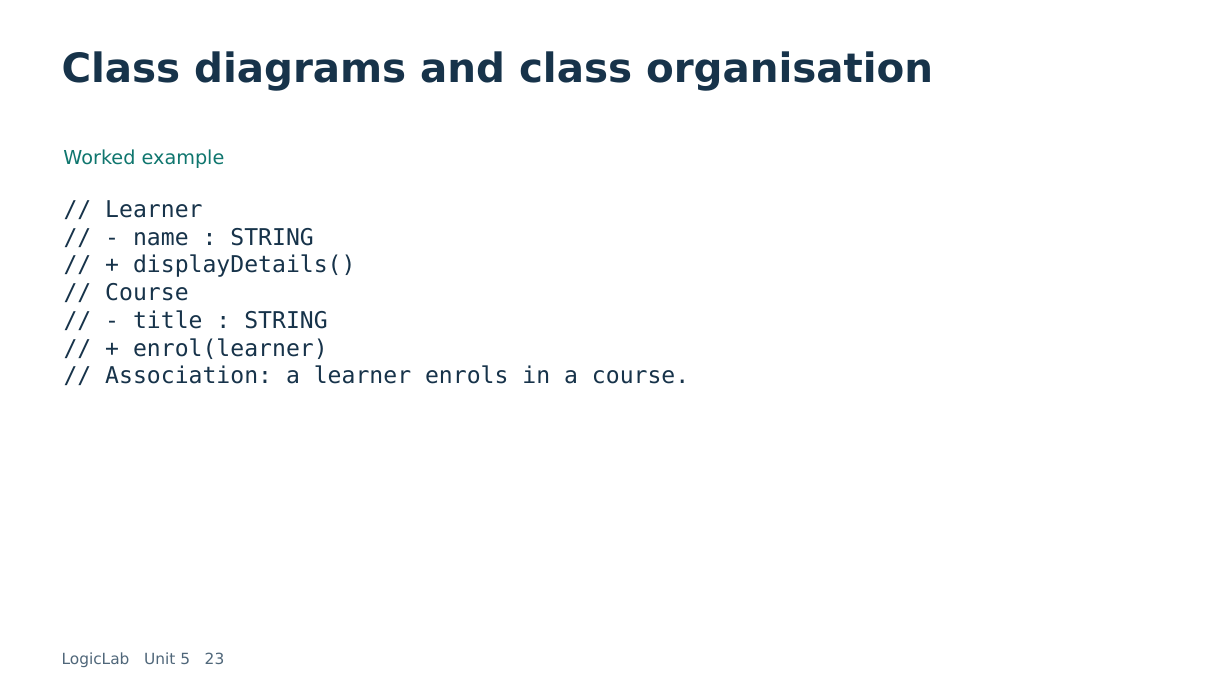
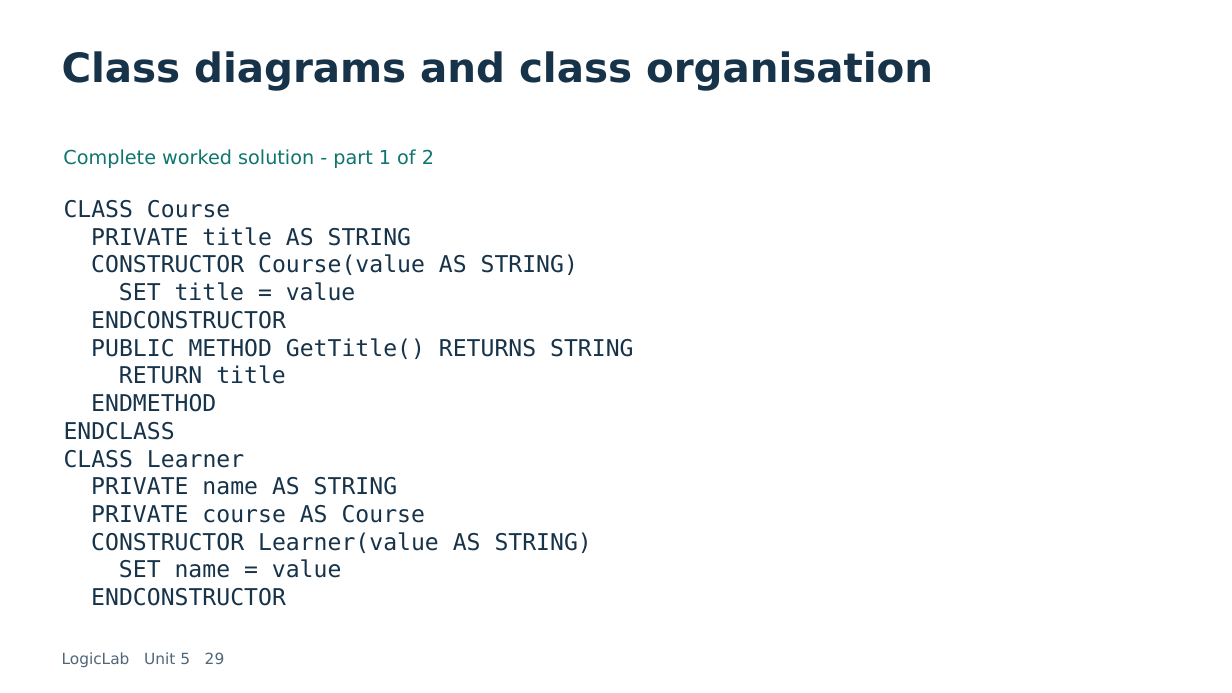
Before and after one commit to LEFA-2329/lefa-portfolio., a slide deck: slide 29 of dist/learn/downloads/logiclab-unit-5.pptx (slide 23 before the commit). Drawn at 1232x693 pixels with LibreOffice and Linux fonts; fonts in the diff are those of the drawing. Boxes give left, top, right and bottom in pixels: in the first picture for what was removed or moved away, otherwise in the second. Text is boxed around its words. In the diff, an @@ line names an element or a change of style, - is before the commit and + after.

Commit message:
Expand unit slides with complete solved pseudocode, exercise solutions, traces and data type definitions

```diff
--- a/dist/learn/downloads/logiclab-unit-5.pptx
+++ b/dist/learn/downloads/logiclab-unit-5.pptx
@@ text at [63, 149, 434, 168]: text changed @@
-Worked example
+Complete worked solution - part 1 of 2
@@ text at [64, 200, 633, 606]: text changed @@
-// Learner
-// - name : STRING
-// + displayDetails()
-// Course
-// - title : STRING
-// + enrol(learner)
-// Association: a learner enrols in a course.
+CLASS Course
+PRIVATE title AS STRING
+CONSTRUCTOR Course(value AS STRING)
+SET title = value
+ENDCONSTRUCTOR
+PUBLIC METHOD GetTitle() RETURNS STRING
+RETURN title
+ENDMETHOD
+ENDCLASS
+CLASS Learner
+PRIVATE name AS STRING
+PRIVATE course AS Course
+CONSTRUCTOR Learner(value AS STRING)
+SET name = value
+ENDCONSTRUCTOR
@@ text at [62, 652, 225, 667]: text changed @@
-LogicLab Unit 5 23
+LogicLab Unit 5 29
```
Also in this commit, not shown: 20 other slides changed, 14 slides added, 6 slides removed, 11 other files.
